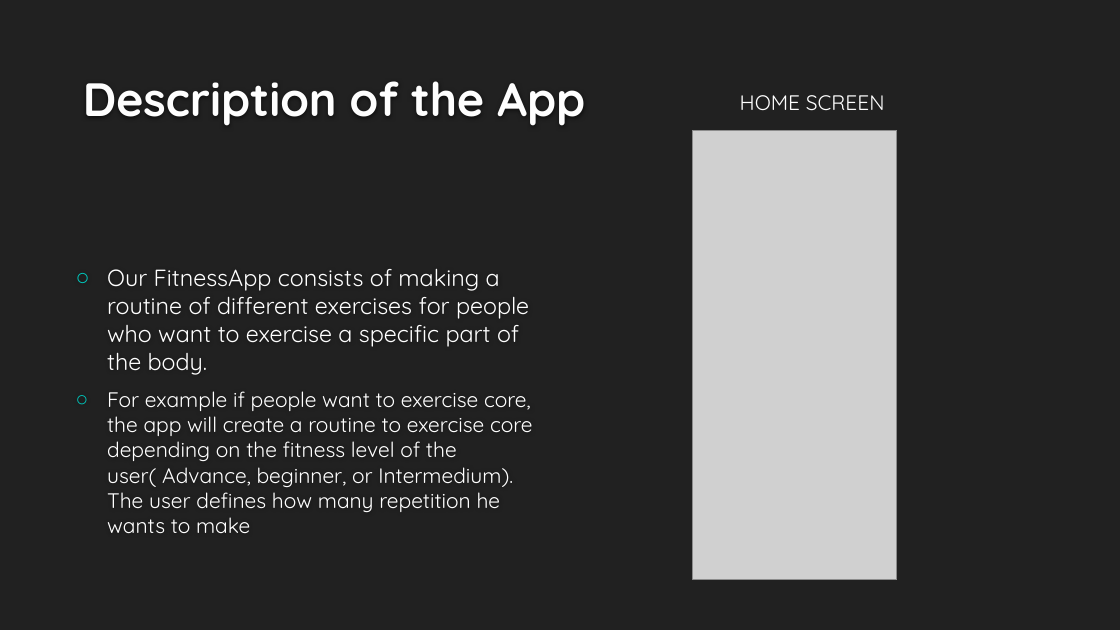
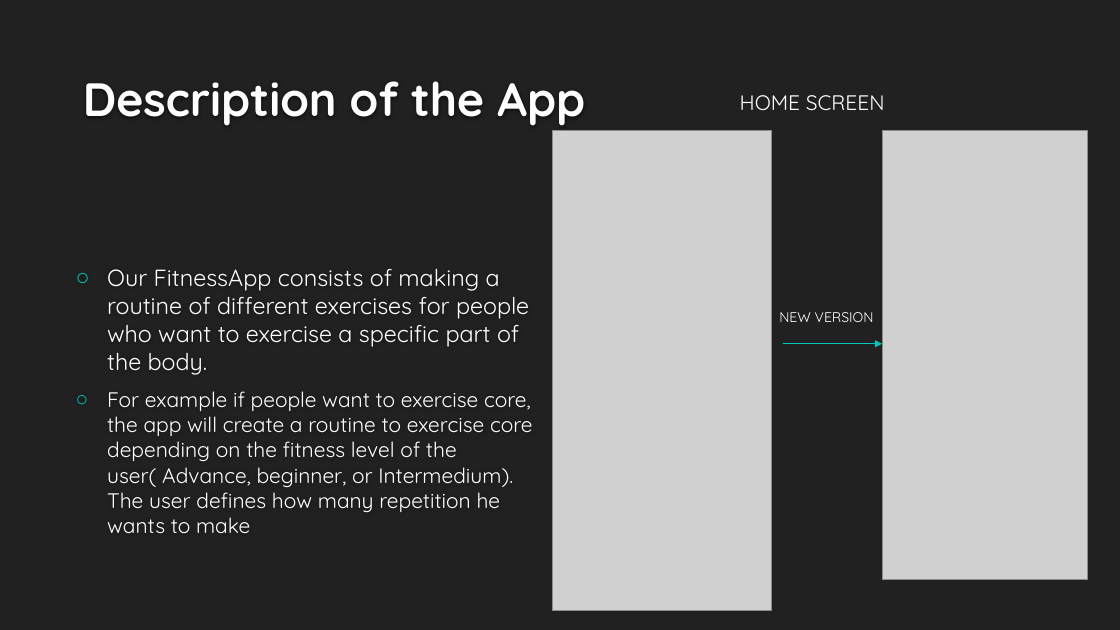
Before and after one commit to mkaramb/terrierFitness, a slide deck: slide 4 of ProjectArchitecture.pptx. Drawn at 1120x630 pixels with LibreOffice and Linux fonts; fonts in the diff are those of the drawing; grey boxes stand for pictures; background and template pictures are left out. Boxes give left, top, right and bottom in pixels: in the first picture for what was removed or moved away, otherwise in the second. Text is boxed around its words. In the diff, an @@ line names an element or a change of style, - is before the commit and + after.

```diff
--- a/ProjectArchitecture.pptx
+++ b/ProjectArchitecture.pptx
@@ picture: place and size @@
-picture at <box>693,130,897,580</box>
+picture at <box>553,130,771,611</box>
@@ picture added at <box>882,130,1087,580</box> @@
@@ text added at <box>779,312,874,322</box>, 12 pt, text #FFFFFF @@
+NEW VERSION
@@ arrow added from (783, 344) to (882, 344), #00C6BB 0.75 pt @@
```
Also in this commit, not shown: 6 other slides changed.
